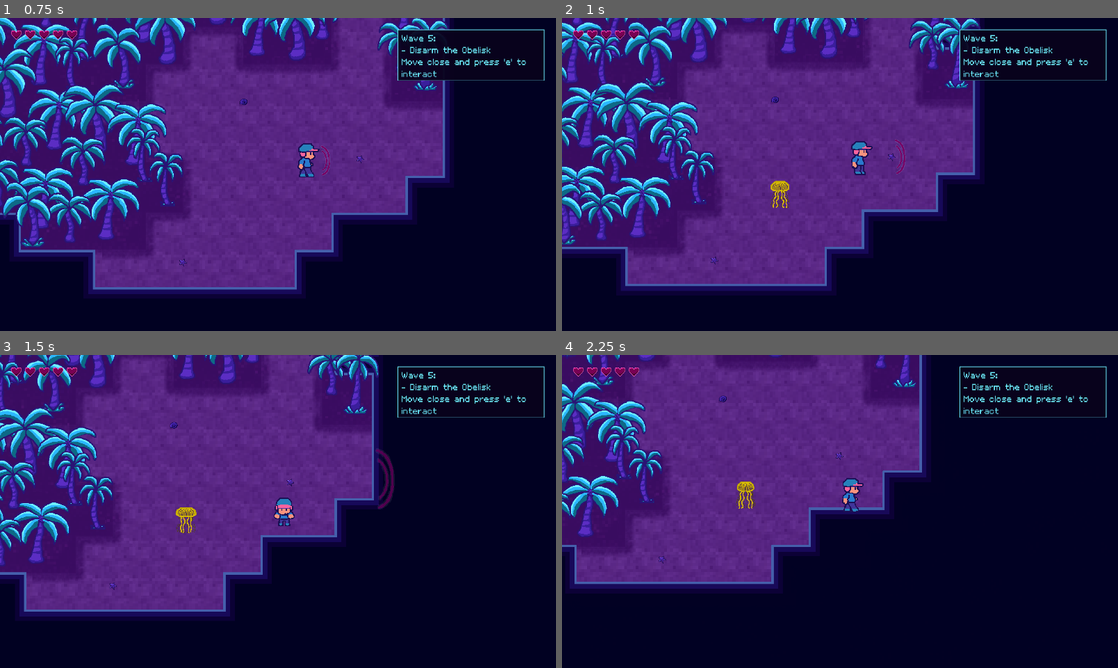
Above: before the commit, frames 1-4 (two rows, left to right).
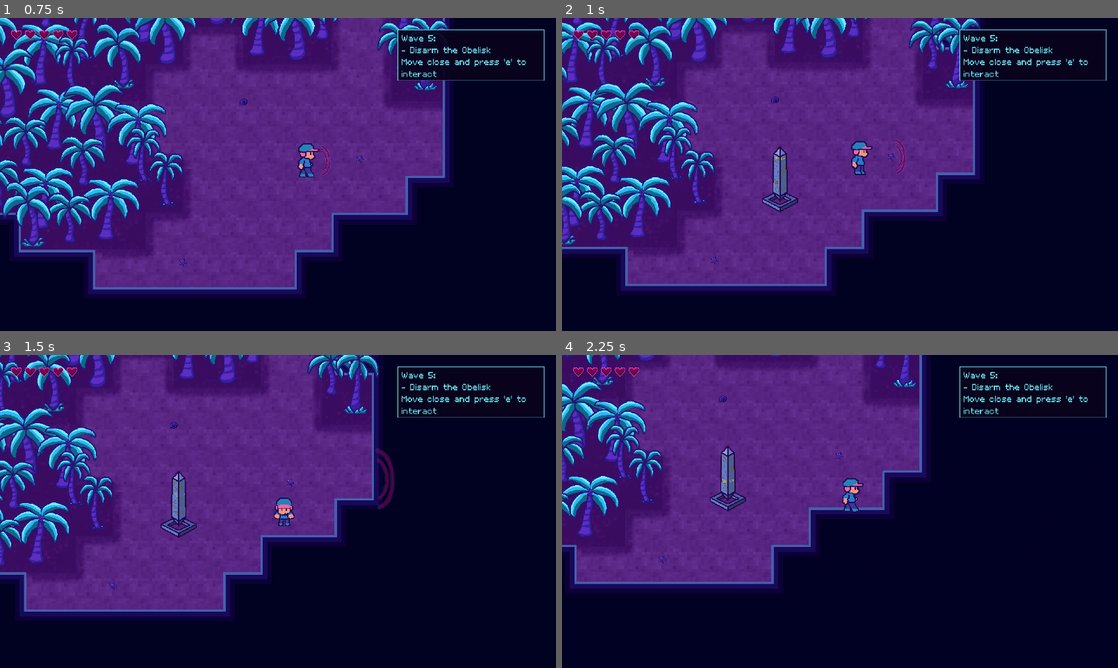
Above: after the commit, the same moments.

Repository: dougwhite/wave-length
Game: Godot game, scene res://scenes/game.tscn
Same seed, same stepped clock (60 frames per second), same inputs: the game is played once before the commit and once after it.
Inputs (mouse positions are in pixels of both pictures, inside the frame that each line leads up to):
- Up to frame 1 (0.75 s): tap E (interact) at 0.5 s; move the mouse to (400, 158) at 0.52 s; hold Right (move_right) from 0.53 s (still down); hold E (interact) from 0.53 s (still down); click (400, 158) at 0.67 s
- Up to frame 2 (1 s): keep holding Right (move_right); keep holding E (interact); tap Enter (ui_accept) at 0.77 s
- Up to frame 3 (1.5 s): move the mouse to (166, 527) at 1.27 s; release Right (move_right) at 1.28 s; release E (interact) at 1.28 s; hold S (move_down) from 1.28 s (still down); tap Space (dodge_roll) at 1.35 s
- Up to frame 4 (2.25 s): tap Enter (ui_accept) at 1.52 s; tap E (interact) at 1.55, 2 s; move the mouse to (895, 442) at 2.02 s; release S (move_down) at 2.03 s; hold Right (move_right) from 2.03 s (still down); hold Shift (fine_tune) from 2.03 s (still down)

Frame 1 is identical in both runs. In frame 2, 0.6% of the frame differs, in the area x 36-43%, y 40-62%; in frame 3, 0.7%; in frame 4, 0.8%, in the area x 26-35%, y 28-50%.

Commit message:
New obelisk glow assets and implement simple obelisk interactable prototype for enemy wave manager

Diff:
--- a/scenes/enemies/obelisk.tscn
+++ b/scenes/enemies/obelisk.tscn
@@ -1,29 +1,54 @@
-[gd_scene load_steps=51 format=3 uid="uid://076vqvrymwc4"]
+[gd_scene load_steps=78 format=3 uid="uid://076vqvrymwc4"]
 
 [ext_resource type="Texture2D" uid="uid://che1lnr6ew5rd" path="res://art/obelisk/pillar_frame0000.png" id="1_7syx7"]
+[ext_resource type="Script" uid="uid://75q2fgu2xryi" path="res://scripts/enemies/obelisk.gd" id="1_vpvff"]
+[ext_resource type="Texture2D" uid="uid://cgw0tfnau1pwo" path="res://art/obelisk/glow_frame0000.png" id="2_jykuw"]
 [ext_resource type="Texture2D" uid="uid://bedc6cebs4xh5" path="res://art/obelisk/pillar_frame0001.png" id="2_vpvff"]
+[ext_resource type="Texture2D" uid="uid://s4jref25tpyw" path="res://art/obelisk/glow_frame0001.png" id="3_glycp"]
 [ext_resource type="Texture2D" uid="uid://i7n4jnsjptd1" path="res://art/obelisk/pillar_frame0002.png" id="3_m5bua"]
+[ext_resource type="Texture2D" uid="uid://dw4rjn8hiyk26" path="res://art/obelisk/glow_frame0002.png" id="4_fo0fb"]
 [ext_resource type="Texture2D" uid="uid://dk5kv4trdmoyo" path="res://art/obelisk/pillar_frame0003.png" id="4_me1ue"]
+[ext_resource type="Texture2D" uid="uid://c2jq3iucmv8bv" path="res://art/obelisk/glow_frame0003.png" id="5_1wywc"]
 [ext_resource type="Texture2D" uid="uid://ddu5lokkfdoed" path="res://art/obelisk/pillar_frame0004.png" id="5_i0ab0"]
 [ext_resource type="Texture2D" uid="uid://bcxvo7tiqlqkl" path="res://art/obelisk/pillar_frame0005.png" id="6_4tmlg"]
+[ext_resource type="Texture2D" uid="uid://lyeg4pspg2xc" path="res://art/obelisk/glow_frame0004.png" id="6_cels7"]
+[ext_resource type="Texture2D" uid="uid://bp51dnlwgkh5p" path="res://art/obelisk/glow_frame0005.png" id="7_4ayff"]
 [ext_resource type="Texture2D" uid="uid://q3l1nf50mjel" path="res://art/obelisk/pillar_frame0006.png" id="7_ttlfj"]
 [ext_resource type="Texture2D" uid="uid://behfevexmqbfo" path="res://art/obelisk/pillar_frame0007.png" id="8_4eph0"]
+[ext_resource type="Texture2D" uid="uid://i2ral2fxlwhb" path="res://art/obelisk/glow_frame0006.png" id="8_emdck"]
 [ext_resource type="Texture2D" uid="uid://cf76s2all80wx" path="res://art/obelisk/pillar_frame0008.png" id="9_d13en"]
+[ext_resource type="Texture2D" uid="uid://desq8tdf5ygdl" path="res://art/obelisk/glow_frame0007.png" id="9_goto0"]
+[ext_resource type="Texture2D" uid="uid://kyn1y34gf7gl" path="res://art/obelisk/glow_frame0008.png" id="10_ghx25"]
 [ext_resource type="Texture2D" uid="uid://duyto5x1xh2u6" path="res://art/obelisk/pillar_frame0009.png" id="10_vbhpe"]
+[ext_resource type="Texture2D" uid="uid://okxodklpkx6u" path="res://art/obelisk/glow_frame0009.png" id="11_o2qke"]
 [ext_resource type="Texture2D" uid="uid://css1064v451hn" path="res://art/obelisk/pillar_frame0010.png" id="11_s0ale"]
 [ext_resource type="Texture2D" uid="uid://bc8ion5w8i0qe" path="res://art/obelisk/pillar_frame0011.png" id="12_jicrw"]
+[ext_resource type="Texture2D" uid="uid://borvynxqjefsh" path="res://art/obelisk/glow_frame0010.png" id="12_ws368"]
 [ext_resource type="Texture2D" uid="uid://cfroutqa0n7tv" path="res://art/obelisk/pillar_frame0012.png" id="13_tb6qj"]
+[ext_resource type="Texture2D" uid="uid://da58ewl6qbt2y" path="res://art/obelisk/glow_frame0011.png" id="13_y13c2"]
+[ext_resource type="Texture2D" uid="uid://bs3pk75pi68r5" path="res://art/obelisk/glow_frame0012.png" id="14_34trf"]
 [ext_resource type="Texture2D" uid="uid://bdr5w5expmkd4" path="res://art/obelisk/pillar_frame0013.png" id="14_m6s7h"]
 [ext_resource type="Texture2D" uid="uid://bmkcid78wyfb1" path="res://art/obelisk/pillar_frame0014.png" id="15_ktdx8"]
+[ext_resource type="Texture2D" uid="uid://drhl0gjc2ahqk" path="res://art/obelisk/glow_frame0013.png" id="15_op5j4"]
+[ext_resource type="Texture2D" uid="uid://chjt8ea6e2ww0" path="res://art/obelisk/glow_frame0014.png" id="16_svvyv"]
 [ext_resource type="Texture2D" uid="uid://c1txsrni2qvvo" path="res://art/obelisk/pillar_frame0015.png" id="16_xfvta"]
 [ext_resource type="Texture2D" uid="uid://c1wytydhaesgx" path="res://art/obelisk/pillar_frame0016.png" id="17_2aydh"]
+[ext_resource type="Texture2D" uid="uid://dvgvbm6eqmhie" path="res://art/obelisk/glow_frame0015.png" id="17_e8kb7"]
+[ext_resource type="Texture2D" uid="uid://pg6qfqrd2coi" path="res://art/obelisk/glow_frame0016.png" id="18_57ywv"]
 [ext_resource type="Texture2D" uid="uid://b5ghhdxk26nfu" path="res://art/obelisk/pillar_frame0017.png" id="18_txk5m"]
 [ext_resource type="Texture2D" uid="uid://qn2iqm8i1d47" path="res://art/obelisk/pillar_frame0018.png" id="19_dcycm"]
+[ext_resource type="Texture2D" uid="uid://coi0mxeof3ins" path="res://art/obelisk/glow_frame0017.png" id="19_soleo"]
+[ext_resource type="Texture2D" uid="uid://x4wq2sa522dy" path="res://art/obelisk/glow_frame0018.png" id="20_gs8pk"]
 [ext_resource type="Texture2D" uid="uid://6mlyxvdtx7rn" path="res://art/obelisk/pillar_frame0019.png" id="20_i8klm"]
 [ext_resource type="Texture2D" uid="uid://cseoj1auy4j0k" path="res://art/obelisk/pillar_frame0020.png" id="21_kqboi"]
+[ext_resource type="Texture2D" uid="uid://bvfufd3it7dfk" path="res://art/obelisk/glow_frame0019.png" id="21_ygce4"]
 [ext_resource type="Texture2D" uid="uid://bgu688p02kj6q" path="res://art/obelisk/pillar_frame0021.png" id="22_w6n6e"]
+[ext_resource type="Texture2D" uid="uid://c6mqxweus6cvg" path="res://art/obelisk/glow_frame0020.png" id="22_xid46"]
+[ext_resource type="Texture2D" uid="uid://cdf6fjjcxw7xp" path="res://art/obelisk/glow_frame0021.png" id="23_1ch8l"]
 [ext_resource type="Texture2D" uid="uid://d2xbmkumvag5" path="res://art/obelisk/pillar_frame0022.png" id="23_weias"]
 [ext_resource type="Texture2D" uid="uid://dqficjicxplec" path="res://art/obelisk/pillar_frame0023.png" id="24_43t61"]
+[ext_resource type="Texture2D" uid="uid://b7u4wgx7qv76x" path="res://art/obelisk/glow_frame0022.png" id="24_pm1y7"]
+[ext_resource type="Texture2D" uid="uid://bb2i42r7v010r" path="res://art/obelisk/glow_frame0023.png" id="25_ho5ei"]
 [ext_resource type="Texture2D" uid="uid://e7rd0njceutq" path="res://art/obelisk/runic_travel_frame0000.png" id="25_ksadp"]
 [ext_resource type="Texture2D" uid="uid://b445fi8j68k88" path="res://art/obelisk/runic_travel_frame0001.png" id="26_jykuw"]
 [ext_resource type="Texture2D" uid="uid://cxitkecy3vbpl" path="res://art/obelisk/runic_travel_frame0002.png" id="27_glycp"]
@@ -49,6 +74,86 @@
 [ext_resource type="Texture2D" uid="uid://ejp3a5yh6vf8" path="res://art/obelisk/runic_travel_frame0022.png" id="47_1ch8l"]
 [ext_resource type="Texture2D" uid="uid://cijphp64wd0cg" path="res://art/obelisk/runic_travel_frame0023.png" id="48_pm1y7"]
 
+[sub_resource type="SpriteFrames" id="SpriteFrames_l3b48"]
+animations = [{
+"frames": [{
+"duration": 1.0,
+"texture": ExtResource("2_jykuw")
+}, {
+"duration": 1.0,
+"texture": ExtResource("3_glycp")
+}, {
+"duration": 1.0,
+"texture": ExtResource("4_fo0fb")
+}, {
+"duration": 1.0,
+"texture": ExtResource("5_1wywc")
+}, {
+"duration": 1.0,
+"texture": ExtResource("6_cels7")
+}, {
+"duration": 1.0,
+"texture": ExtResource("7_4ayff")
+}, {
+"duration": 1.0,
+"texture": ExtResource("8_emdck")
+}, {
+"duration": 1.0,
+"texture": ExtResource("9_goto0")
+}, {
+"duration": 1.0,
+"texture": ExtResource("10_ghx25")
+}, {
+"duration": 1.0,
+"texture": ExtResource("11_o2qke")
+}, {
+"duration": 1.0,
+"texture": ExtResource("12_ws368")
+}, {
+"duration": 1.0,
+"texture": ExtResource("13_y13c2")
+}, {
+"duration": 1.0,
+"texture": ExtResource("14_34trf")
+}, {
+"duration": 1.0,
+"texture": ExtResource("15_op5j4")
+}, {
+"duration": 1.0,
+"texture": ExtResource("16_svvyv")
+}, {
+"duration": 1.0,
+"texture": ExtResource("17_e8kb7")
+}, {
+"duration": 1.0,
+"texture": ExtResource("18_57ywv")
+}, {
+"duration": 1.0,
+"texture": ExtResource("19_soleo")
+}, {
+"duration": 1.0,
+"texture": ExtResource("20_gs8pk")
+}, {
+"duration": 1.0,
+"texture": ExtResource("21_ygce4")
+}, {
+"duration": 1.0,
+"texture": ExtResource("22_xid46")
+}, {
+"duration": 1.0,
+"texture": ExtResource("23_1ch8l")
+}, {
+"duration": 1.0,
+"texture": ExtResource("24_pm1y7")
+}, {
+"duration": 1.0,
+"texture": ExtResource("25_ho5ei")
+}],
+"loop": true,
+"name": &"default",
+"speed": 6.0
+}]
+
 [sub_resource type="SpriteFrames" id="SpriteFrames_ho5ei"]
 animations = [{
 "frames": [{
@@ -209,18 +314,33 @@
 "speed": 6.0
 }]
 
+[sub_resource type="CapsuleShape2D" id="CapsuleShape2D_m5bua"]
+radius = 26.0
+height = 52.0
+
 [node name="Obelisk" type="StaticBody2D"]
 y_sort_enabled = true
+script = ExtResource("1_vpvff")
+
+[node name="glow" type="AnimatedSprite2D" parent="."]
+modulate = Color(1, 1, 1, 0)
+sprite_frames = SubResource("SpriteFrames_l3b48")
+offset = Vector2(0, -61.245)
 
 [node name="pillar" type="AnimatedSprite2D" parent="."]
 y_sort_enabled = true
 sprite_frames = SubResource("SpriteFrames_ho5ei")
 autoplay = "default"
-offset = Vector2(0, -54.77)
+offset = Vector2(0, -61.245)
 
 [node name="runes" type="AnimatedSprite2D" parent="."]
-modulate = Color(0.57168585, 0.00062252313, 0.6517574, 1)
 y_sort_enabled = true
 sprite_frames = SubResource("SpriteFrames_jfquv")
 autoplay = "default"
-offset = Vector2(0, -54.77)
+offset = Vector2(0, -61.245)
+
+[node name="CollisionShape2D" type="CollisionShape2D" parent="."]
+visible = false
+z_index = 1
+position = Vector2(0, -16)
+shape = SubResource("CapsuleShape2D_m5bua")
--- a/scripts/enemies/enemy_wave_manager.gd
+++ b/scripts/enemies/enemy_wave_manager.gd
@@ -9,6 +9,7 @@
 # Enemies
 var jellyfish = preload("res://scenes/enemies/jellyfish.tscn")
 var ghostgull = preload("res://scenes/enemies/grossgull.tscn")
+var obelisk = preload("res://scenes/enemies/obelisk.tscn")
 
 var wave_targets = [
 	[
@@ -233,7 +234,7 @@
 	],
 	# Wave 5 @ South Beach - 1 obelisk
 	[
-		{ "elapsed": 1, "spawn": ^"Wave5/obelisk_1", "mob": jellyfish, "goal": ^"../Objects/Player", "band": 15 },
+		{ "elapsed": 1, "spawn": ^"Wave5/obelisk_1", "mob": obelisk, "goal": ^"../Objects/Player", "band": 15 },
 	],
 	# Wave 6 @ Many Obelisks!
 	[
--- /dev/null
+++ b/scripts/enemies/obelisk.gd
@@ -0,0 +1,19 @@
+extends Interactable
+
+@export var band: int = 0
+@export var match_band: bool = true
+@export var wave_manager: Node
+@export var goal: Node2D
+@export var game_manager: GameManager
+
+@onready var runes = $runes
+
+func _ready():
+	if match_band:
+		runes.modulate = game_manager.frequency_color(band)
+	super()
+
+
+
+func _on_interacted():
+	pass # Replace with function body.
Binary file added: art/obelisk/glow_frame0000.png
Not shown, added: art/obelisk/glow_frame0000.png.import
Binary file added: art/obelisk/glow_frame0001.png
Not shown, added: art/obelisk/glow_frame0001.png.import
Binary file added: art/obelisk/glow_frame0002.png
Not shown, added: art/obelisk/glow_frame0002.png.import
Binary file added: art/obelisk/glow_frame0003.png
Not shown, added: art/obelisk/glow_frame0003.png.import
Binary file added: art/obelisk/glow_frame0004.png
Not shown, added: art/obelisk/glow_frame0004.png.import
Binary file added: art/obelisk/glow_frame0005.png
Not shown, added: art/obelisk/glow_frame0005.png.import
(and 38 more such lines)
